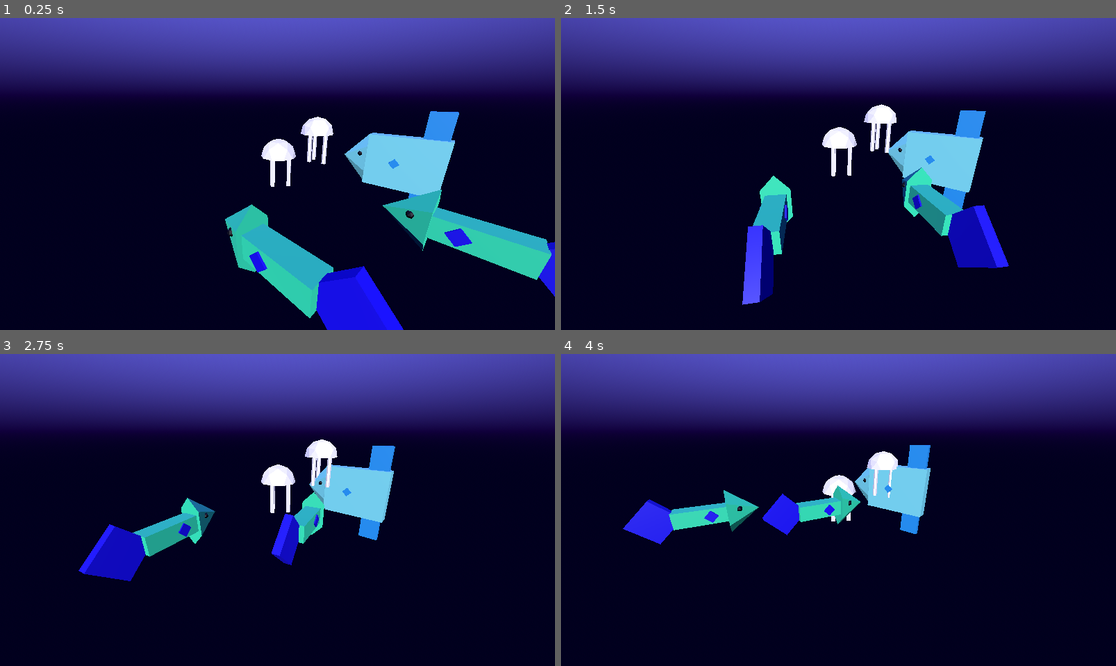
Above: before the commit, frames 1-4 (two rows, left to right).
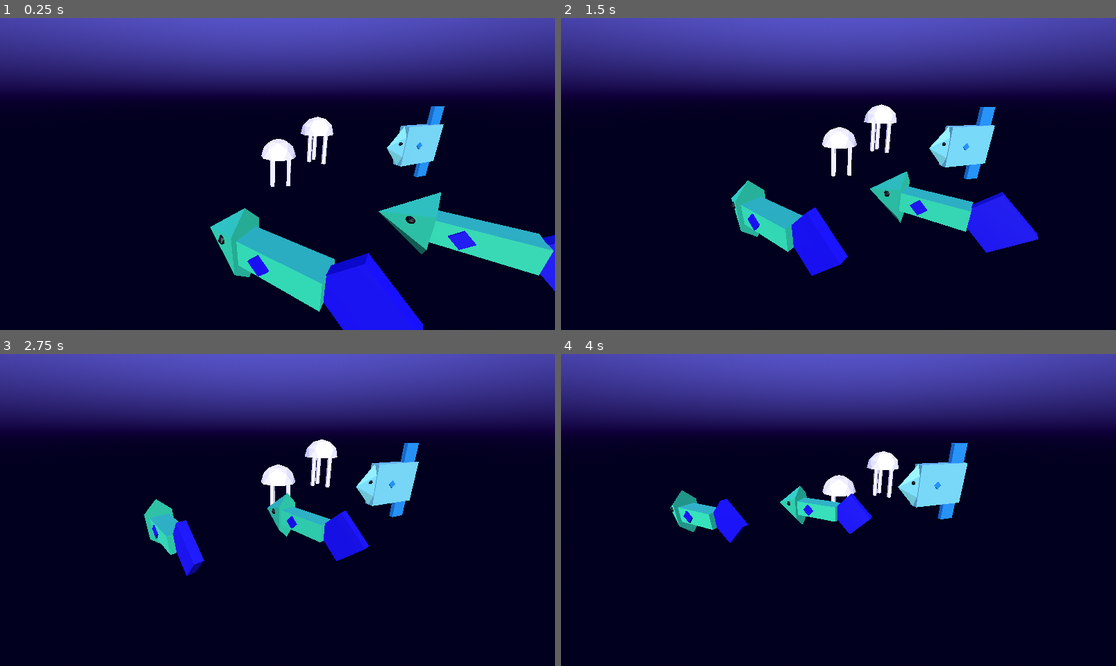
Above: after the commit, the same moments.

Repository: kennebel/RandomPlay
Game: Godot game, scene res://Scenes/world.tscn
The game is run twice, just before and just after one commit, with the same random seed, the same clock (stepped at 60 frames per second) and the same inputs.
Inputs:
- Up to frame 1 (0.25 s): no input
- Up to frame 2 (1.5 s): no input
- Up to frame 3 (2.75 s): no input
- Up to frame 4 (4 s): no input

The runs differ from the first frame. In frame 1, 6.8% of the frame differs, in the area x 37-100%, y 28-100%; in frame 2, 10%, in the area x 30-86%, y 28-92%; in frame 3, 8.2%; in frame 4, 6.3%.

Commit message:
Improved swimming animation

Diff:
--- a/Prefabs/sunfish.tscn
+++ b/Prefabs/sunfish.tscn
@@ -1,12 +1,12 @@
 [gd_scene load_steps=3 format=3 uid="uid://cl1ofcyie30fw"]
 
-[ext_resource type="Script" path="res://Scripts/FlockBase.gd" id="1_htihh"]
+[ext_resource type="Script" path="res://Scripts/FishBase.gd" id="1_j00qj"]
 [ext_resource type="PackedScene" uid="uid://bj3wtdkcreiso" path="res://Models/SunFish.glb" id="1_t53xv"]
 
-[node name="Node3D" type="Node3D"]
-script = ExtResource("1_htihh")
+[node name="SunfishBase" type="Node3D"]
+script = ExtResource("1_j00qj")
 ItemType = 2
 Speed = 1.0
 Energetic = 0.5
 
-[node name="SunFish" parent="." instance=ExtResource("1_t53xv")]
+[node name="Model" parent="." instance=ExtResource("1_t53xv")]
--- a/Scenes/world.tscn
+++ b/Scenes/world.tscn
@@ -41,5 +41,6 @@
 speed = 0.55
 limit = 1.2
 
-[node name="Node3D" parent="." instance=ExtResource("3_bpykx")]
-transform = Transform3D(1, 0, 0, 0, 1, 0, 0, 0, 1, 9.38272, 0, 0.620957)
+[node name="SunfishBase" parent="." instance=ExtResource("3_bpykx")]
+transform = Transform3D(0.550466, 0, 0.834857, 0, 1, 0, -0.834857, 0, 0.550466, 15.6593, 0, 0.620957)
+SwimLimit = 0.15
--- a/Scripts/FishBase.gd
+++ b/Scripts/FishBase.gd
@@ -2,24 +2,33 @@
 
 class_name FishBase
 
-@export var SwimLimit:float = 1
+@export var SwimLimit:float = 0.25
 var MoveDir:int = 1
 var ModelView:Node3D = null
 
-# Called when the node enters the scene tree for the first time.
+var time_out:float = 1.0
+var time_since:float = 0.0
+var format_NameNum:String = "%s: %5.5f"
+
 func _ready():
-	ItemType = RandGlobal.ItemType.Fish
 	ModelView = get_node("Model")
+	ModelView.rotation.y = randf_range((SwimLimit * -1), SwimLimit)
 	super()
 
-
-# Called every frame. 'delta' is the elapsed time since the previous frame.
-#func _process(delta):
-#	pass
 
 func DoMovement(delta:float):
 	super(delta)
 
 	# Fish Swimming Motion
+	ModelView.rotate(Vector3.UP, delta*Speed*-0.25*MoveDir)
+	if ModelView.rotation.y > SwimLimit:
+		MoveDir = 1
+	elif ModelView.rotation.y < (SwimLimit * -1):
+		MoveDir = -1
 
-	ModelView.rotate(Vector3.UP, delta*Speed*-0.25)
+	"""
+	time_since += delta
+	if time_since > time_out:
+		print(format_NameNum % [name, ModelView.rotation.y])
+		time_since = 0.0
+	"""
--- a/Scripts/RandGlobal.gd
+++ b/Scripts/RandGlobal.gd
@@ -13,11 +13,13 @@
 
 # Called when the node enters the scene tree for the first time.
 func _ready():
-	pass # Replace with function body.
+	randomize()
+
 
 func GetNextID() -> int:
 	ItemCount += 1
 	return ItemCount
+
 
 func RegisterItem(newReg: FlockBase):
 	if !Items.has(newReg.ItemType):
@@ -30,11 +32,13 @@
 	if Items.has(oldReg.ItemType) and Items[oldReg.ItemType].has(oldReg.ID):
 		Items[oldReg.ItemType].erase(oldReg.ID)
 
+
 func GroupCount(forType: ItemType) -> int:
 	if Items.has(forType):
 		return Items[forType].size
 	return 0
 
+
 func GroupItems(forType: ItemType):
 	if Items.has(forType):
 		return Items[forType]
